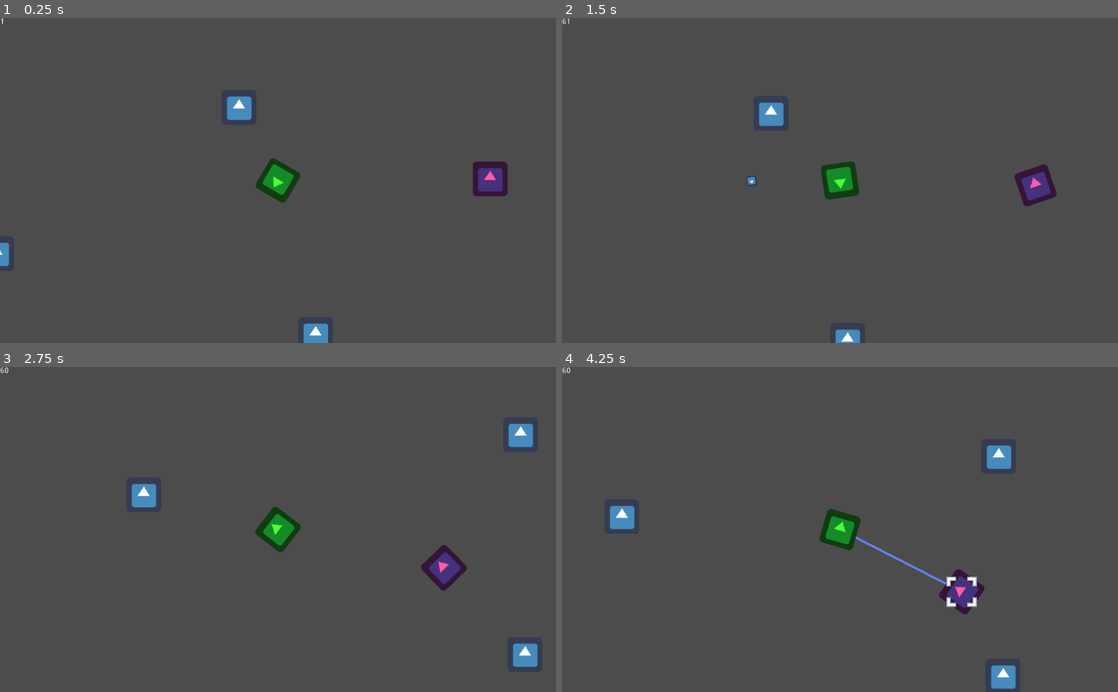
Above: before the commit, frames 1-4 (two rows, left to right).
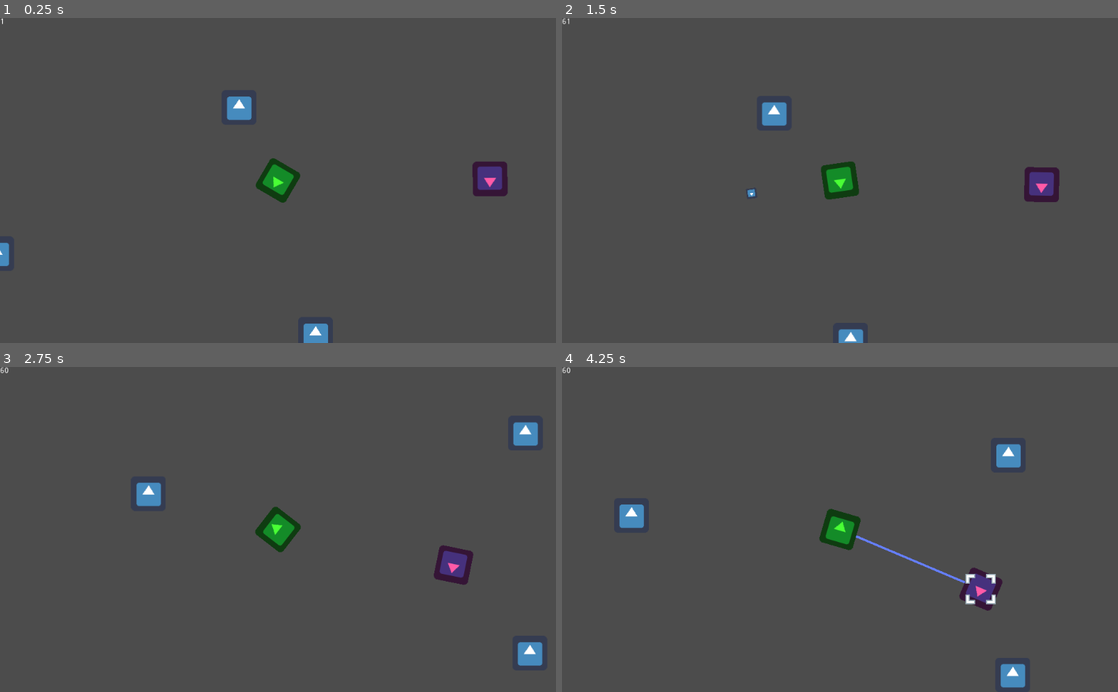
Above: after the commit, the same moments.

Repository: kpfries/moonshot2020
Game: Godot game, scene res://Scenes/Sample_Scene.tscn
The game is run twice, just before and just after one commit, with the same random seed, the same clock (stepped at 60 frames per second) and the same inputs. The project has no main scene, so this scene is started directly. The engine's default icon, where the game draws it, is replaced by a stand-in: a white triangle on a blue panel in a dark square.
Inputs (mouse positions are in pixels of both pictures, inside the frame that each line leads up to):
- Up to frame 1 (0.25 s): no input
- Up to frame 2 (1.5 s): tap Enter at 0.5 s; move the mouse to (962, 164) at 0.52 s; hold Up (ui_up) 0.53-1.28 s; hold Right mouse button (grapple) 0.53-1.28 s; move the mouse to (728, 196) at 1.27 s; click (728, 196) at 1.35 s
- Up to frame 3 (2.75 s): move the mouse to (333, 458) at 2.02 s; hold Up (ui_up) from 2.03 s (still down); hold Right mouse button (grapple) from 2.03 s (still down)
- Up to frame 4 (4.25 s): move the mouse to (812, 594) at 2.77 s; release Right mouse button (grapple) at 2.78 s; click (812, 594) at 2.85 s; move the mouse to (1006, 578) at 3.52 s; release Up (ui_up) at 3.53 s; hold Right mouse button (grapple) from 3.53 s (still down)

The runs differ from the first frame. In frame 1, 0.1% of the frame differs, in the area x 85-92%, y 45-54%; in frame 2, 0.8%; in frame 3, 1.4%; in frame 4, 2.4%, in the area x 8-84%, y 23-100%.

Commit message:
Enemy Update
Gave enemies a reference to the player so they turn to face them now

Diff:
--- a/Scenes/Actors/Enemy.tscn
+++ b/Scenes/Actors/Enemy.tscn
@@ -6,7 +6,10 @@
 [sub_resource type="CircleShape2D" id=1]
 radius = 35.1702
 
-[node name="Enemy" type="RigidBody2D"]
+[node name="Enemy" type="RigidBody2D" groups=[
+"Enemy",
+]]
+sleeping = true
 script = ExtResource( 2 )
 
 [node name="CollisionShape2D" type="CollisionShape2D" parent="."]
@@ -19,6 +22,14 @@
 texture = ExtResource( 1 )
 
 [node name="Gun" type="Node2D" parent="EnemyController"]
-position = Vector2( 37.9872, 20.0203 )
+position = Vector2( 40, 0 )
 
 [node name="FireRate" type="Timer" parent="EnemyController"]
+
+[node name="Melee" type="Area2D" parent="EnemyController"]
+monitoring = false
+
+[node name="CollisionPolygon2D" type="CollisionPolygon2D" parent="EnemyController/Melee"]
+polygon = PoolVector2Array( 40, -32, 48, -40, 64, -24, 64, 24, 48, 40, 40, 32 )
+
+[node name="VisibilityNotifier2D" type="VisibilityNotifier2D" parent="."]
--- a/Scenes/Actors/Player.tscn
+++ b/Scenes/Actors/Player.tscn
@@ -7,7 +7,9 @@
 [sub_resource type="CircleShape2D" id=1]
 radius = 36.6866
 
-[node name="Player" type="RigidBody2D"]
+[node name="Player" type="RigidBody2D" groups=[
+"Player",
+]]
 position = Vector2( 554.17, 269.95 )
 mode = 2
 linear_velocity = Vector2( 10, 0 )
@@ -53,7 +55,7 @@
 cast_to = Vector2( 350, 0 )
 
 [node name="Gun" type="Node2D" parent="PlayerControl"]
-position = Vector2( 44.4974, 22.5136 )
+position = Vector2( 48, 0 )
 
 [node name="FireRate" type="Timer" parent="PlayerControl/Gun"]
 
--- a/Scenes/Projectiles/Bullet.tscn
+++ b/Scenes/Projectiles/Bullet.tscn
@@ -6,6 +6,7 @@
 [sub_resource type="RectangleShape2D" id=1]
 
 [node name="Bullet" type="Area2D"]
+position = Vector2( 10, 0 )
 script = ExtResource( 2 )
 
 [node name="CollisionShape2D" type="CollisionShape2D" parent="."]
--- a/Scenes/Sample_Scene.tscn
+++ b/Scenes/Sample_Scene.tscn
@@ -17,9 +17,8 @@
 [node name="Tether" type="DampedSpringJoint2D" parent="."]
 node_a = NodePath("../Player")
 disable_collision = false
-length = 10.0
-rest_length = 10.0
-stiffness = 1.0
+length = 1.0
+stiffness = 0.1
 
 [node name="TetherLine" type="Line2D" parent="."]
 position = Vector2( -2.13321, 2.77069 )
--- a/Scripts/Enemy.gd
+++ b/Scripts/Enemy.gd
@@ -7,6 +7,8 @@
 onready var controller = $EnemyController
 onready var gun = $EnemyController/Gun
 onready var fire_rate = $EnemyController/FireRate
+onready var Vis_not = $VisibilityNotifier2D
+onready var player = get_tree().get_nodes_in_group('Player')[0]
 
 
 # Called when the node enters the scene tree for the first time.
@@ -14,6 +16,7 @@
 	pass # Replace with function body.
 
 func _process(delta):
+	controller.look_at(player.global_position)
 	pass
 
 func choose_state():
--- a/Scripts/Player.gd
+++ b/Scripts/Player.gd
@@ -56,7 +56,6 @@
 		bullet.parent_speed = linear_velocity
 		get_tree().current_scene.add_child(bullet)
 
-# warning-ignore:unused_argument
 func _process(delta):
 
 	pass
@@ -70,10 +69,6 @@
 		target_sprite.visible = true
 	else:
 		target_sprite.visible = false
-#
-#
-#	pass
-
 
 
 func moveto(target, current):
@@ -89,7 +84,13 @@
 
 func damage(dmg):
 	health -= dmg
+	if health <= 0:
+		die()
+	print(health)
 	#activate oneshot particle system for blood uwu
+
+func die():
+	print('you lost')
 
 func draw_tether(grappled):
 	tether_line.global_position = Vector2(0,0)
--- a/Scripts/procedural_pop.gd
+++ b/Scripts/procedural_pop.gd
@@ -10,7 +10,6 @@
 
 
 
-# Called when the node enters the scene tree for the first time.
 func _ready():
 	rng.seed = game_seed.hash()
 	var points = pds.generate_points(density, level_bounds, 3, Vector2(0,0))
@@ -18,8 +17,3 @@
 		var asteroid = asteroid_scn.instance()
 		asteroid.position = point
 		get_tree().current_scene.add_child(asteroid)
-		pass
-
-
-#func _process(delta):
-#	pass
